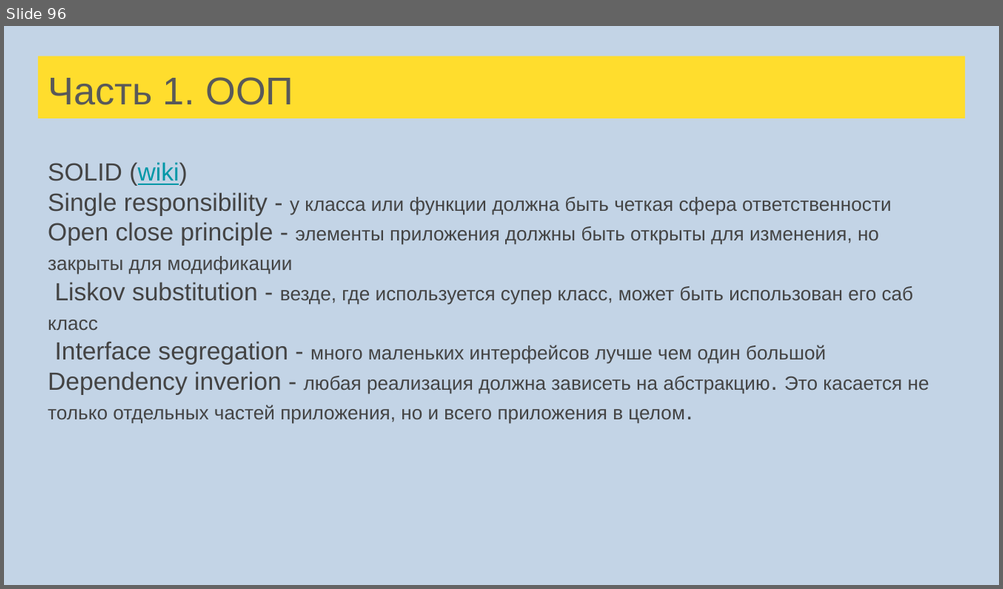
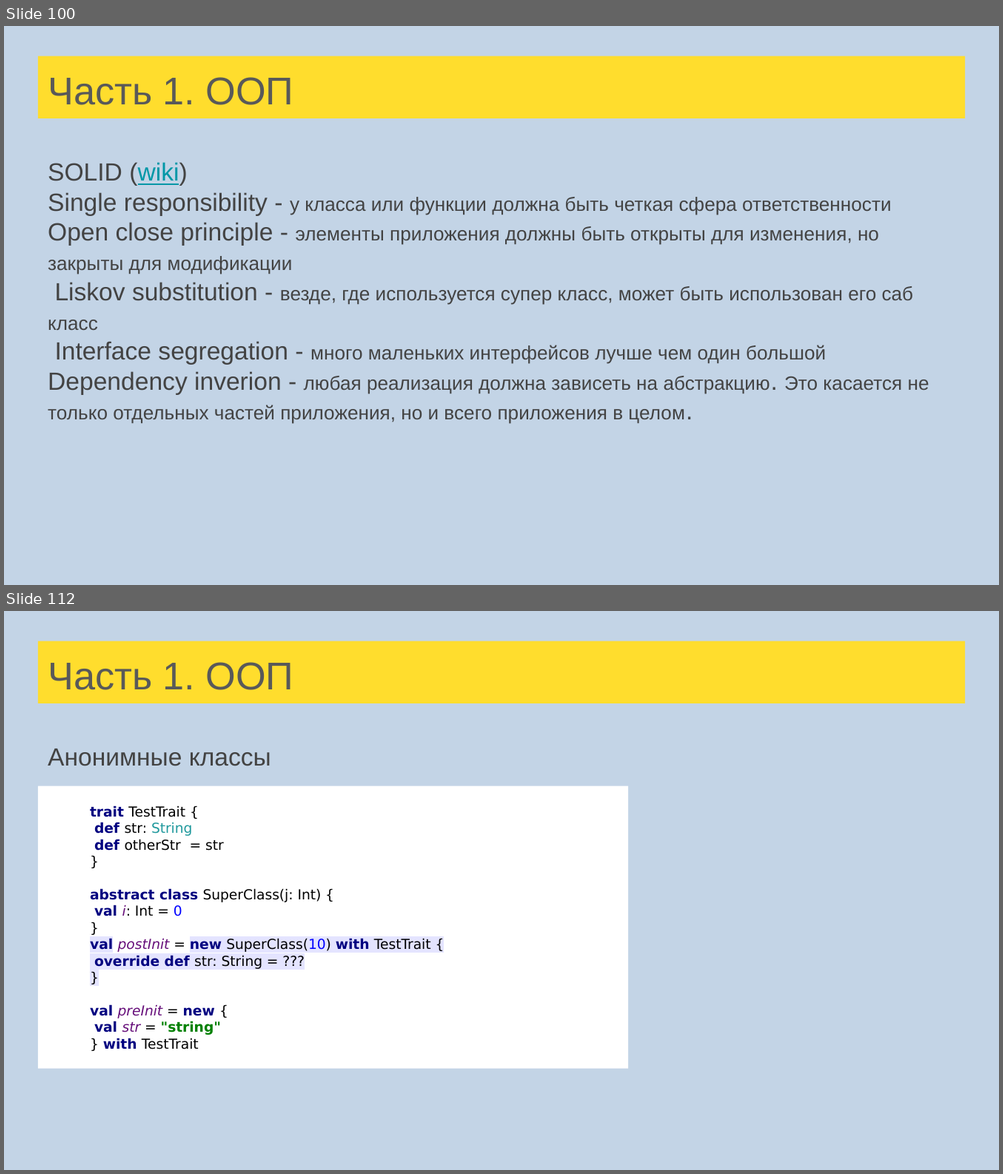
Before and after one commit to skye17/scala-school, a slide deck: src/main/resources/Лекции Scala для FinTech.pptx. Shown one above the other, each under a label of ours: slide 96 before the commit, slides 100 and 112 after it; the slides between them are not shown. The pictures are 1003x589 and 1003x1174 pixels, drawn with LibreOffice and Linux fonts; fonts in the diff are those of the drawing. Boxes give left, top, right and bottom in pixels: in the first picture for what was removed or moved away, otherwise in the second. Text is boxed around its words. In the diff, an @@ line names an element or a change of style, - is before the commit and + after.

```diff
--- a/src/main/resources/Лекции Scala для FinTech.pptx
+++ b/src/main/resources/Лекции Scala для FinTech.pptx
@@ slide 112 added at [4,611,999,1170], background #C3D4E6 @@
@@ title added at [38,641,965,703], fill #FFDD2D, 28 pt, text #595959 @@
+Часть 1. ООП
@@ text added at [48,749,271,766], 18 pt, text #434343 @@
+Анонимные классы
@@ rectangle added at [38,786,628,1068], fill #FFFFFF, 10 pt, text #000000 @@
+trait TestTrait {
+def str: String
+def otherStr = str
+}
+abstract class SuperClass(j: Int) {
+val i: Int = 0
+}
+val postInit = new SuperClass(10) with TestTrait {
+override def str: String = ???
+}
+val preInit = new {
+val str = "string"
+} with TestTrait
@@ what was slide 96 is now slide 100 @@
```
Also in this commit, not shown: 5 slides changed, 16 other slides added, 1 slide removed, 20 other files.
